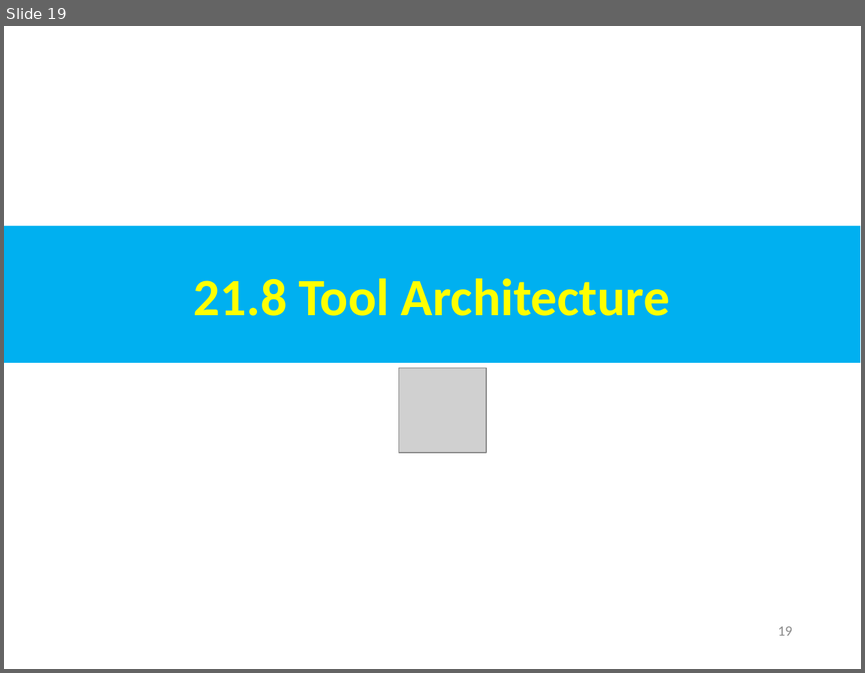
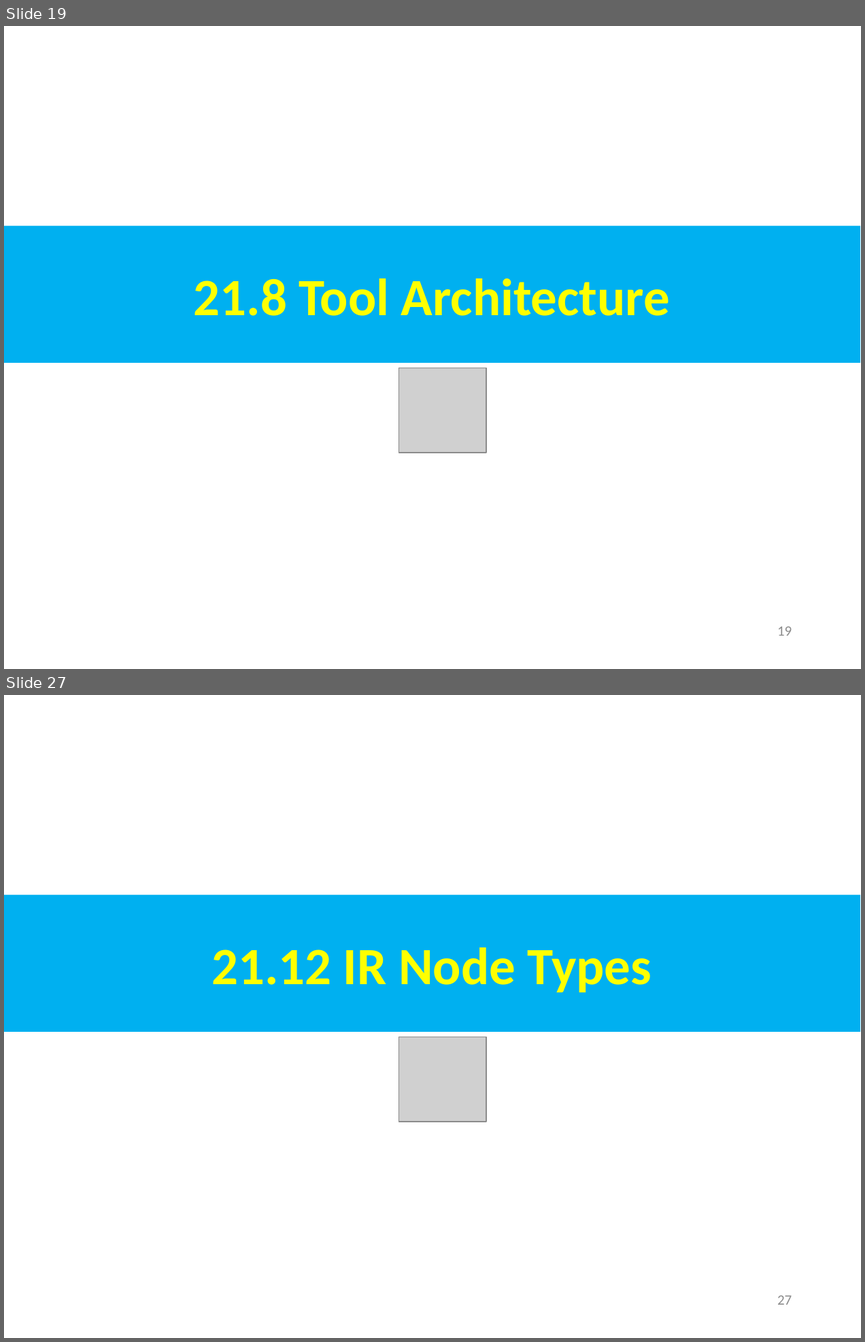
Before and after one commit to peterhchen/AIU_CS800_Chisel, a slide deck: 500_UCSC_HWD/021_FIRRTL/000_Video/021.FIRRTL.ppt. Shown one above the other, each under a label of ours: slide 19 before the commit, slides 19 and 27 after it; the slides between them are not shown. The pictures are 865x673 and 865x1342 pixels, drawn with LibreOffice and Linux fonts; fonts in the diff are those of the drawing; grey boxes stand for pictures. Boxes give left, top, right and bottom in pixels: in the first picture for what was removed or moved away, otherwise in the second. Text is boxed around its words. In the diff, an @@ line names an element or a change of style, - is before the commit and + after.

```diff
--- a/500_UCSC_HWD/021_FIRRTL/000_Video/021.FIRRTL.ppt
+++ b/500_UCSC_HWD/021_FIRRTL/000_Video/021.FIRRTL.ppt
@@ slide 27 added at [4, 695, 861, 1338], background #FFFFFF @@
@@ rectangle added at [4, 895, 860, 1032], fill #00B0F0, 44 pt, text #FFFF00, bold @@
+21.12 IR Node Types
@@ picture added at [399, 1037, 486, 1121] @@
@@ page number added at [777, 1295, 791, 1304], 12 pt, text #8B8B8B @@
+27
```
Also in this commit, not shown: 20 other slides changed, 7 other slides added.
